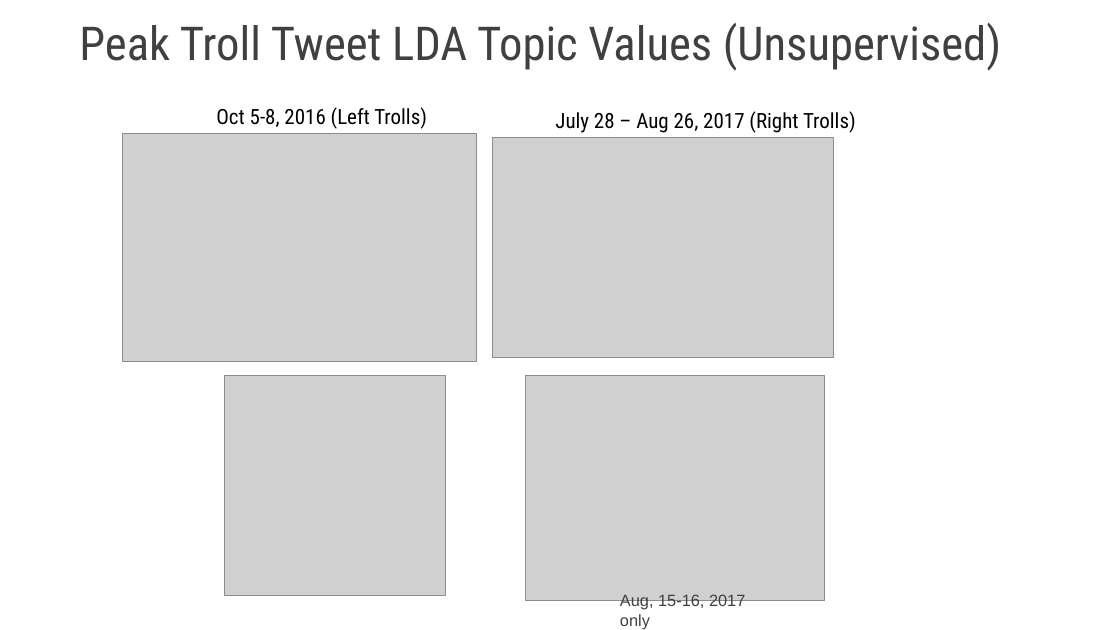
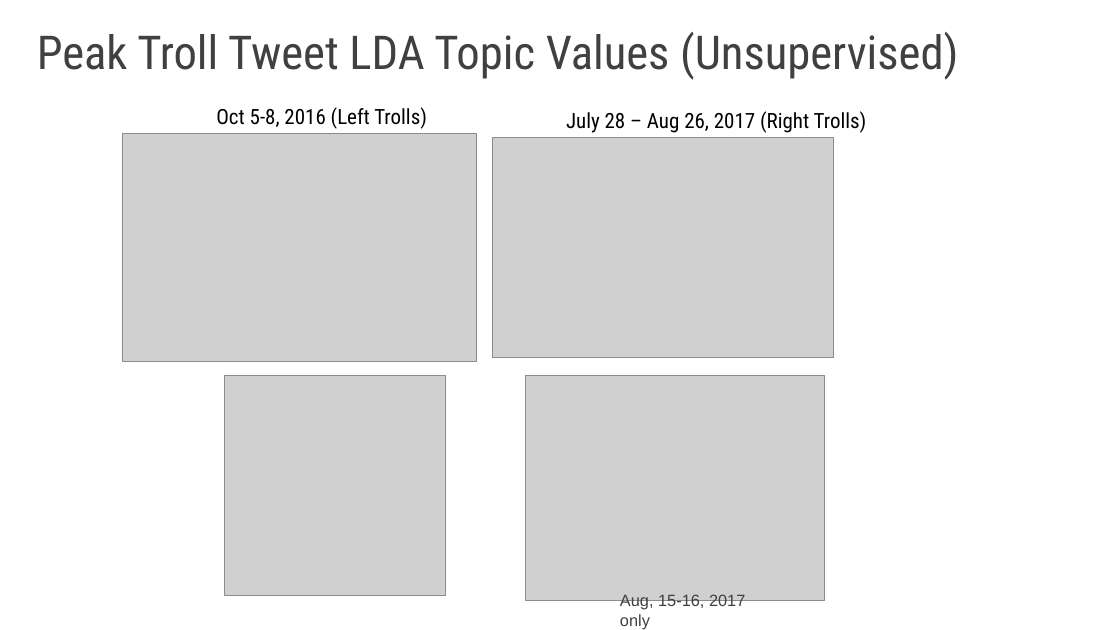
Before and after one commit to qdav/MSDA_Visualization, a slide deck: slide 11 of DA_6233_Final_Presentation.pptx. Drawn at 1120x630 pixels with LibreOffice and Linux fonts; fonts in the diff are those of the drawing; grey boxes stand for pictures. Boxes give left, top, right and bottom in pixels: in the first picture for what was removed or moved away, otherwise in the second. Text is boxed around its words. In the diff, an @@ line names an element or a change of style, - is before the commit and + after.

```diff
--- a/DA_6233_Final_Presentation.pptx
+++ b/DA_6233_Final_Presentation.pptx
@@ text "Peak Troll Tweet LDA Topic ...": place and size @@
-text "Peak Troll Tweet LDA Topic ..." at bbox=[79, 23, 1001, 70]
+text "Peak Troll Tweet LDA Topic ..." at bbox=[37, 32, 958, 80]
@@ text "July 28 – Aug 26, ...": place and size @@
-text "July 28 – Aug 26, ..." at bbox=[555, 111, 856, 133]
+text "July 28 – Aug 26, ..." at bbox=[566, 111, 867, 133]
```
Also in this commit, not shown: 5 other slides changed, 1 slide added.
